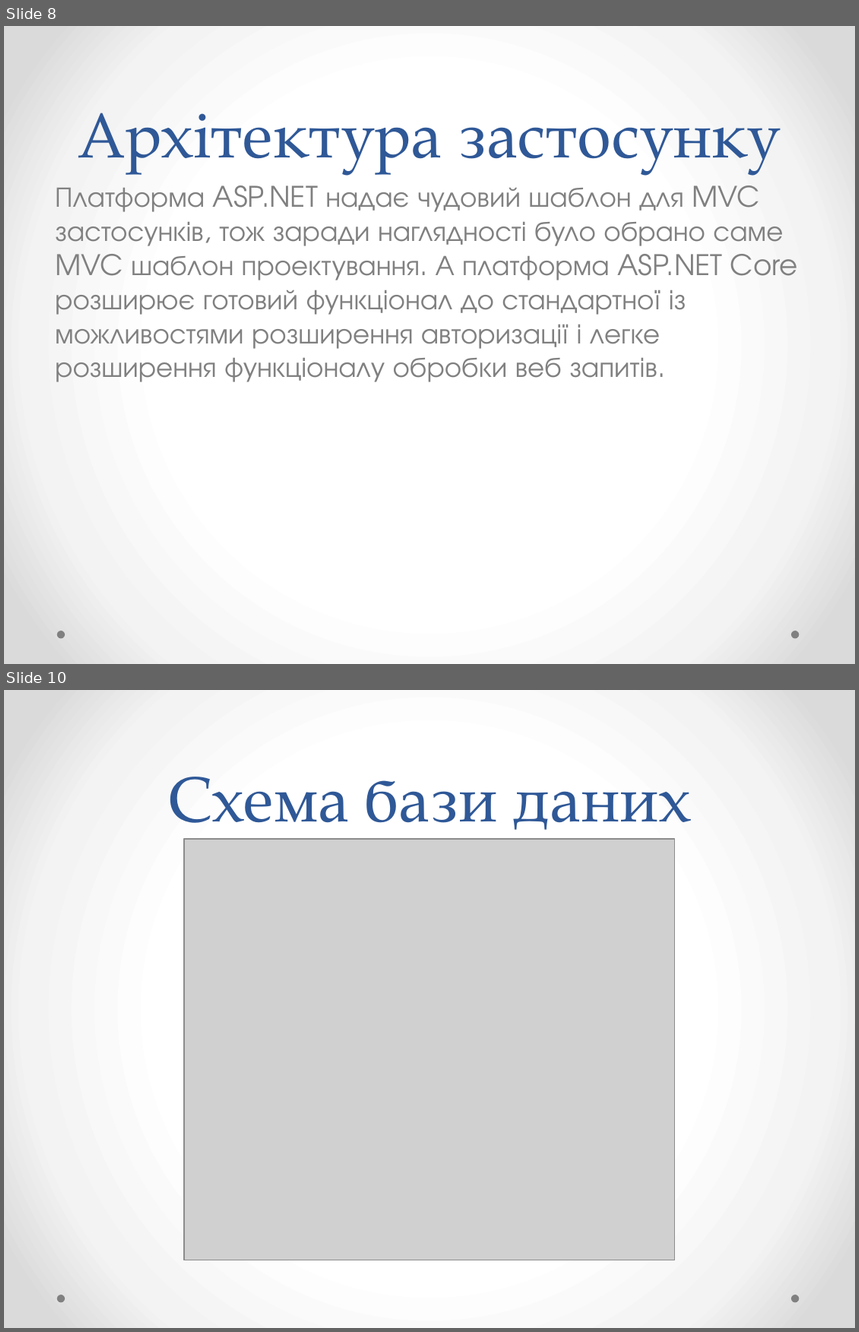
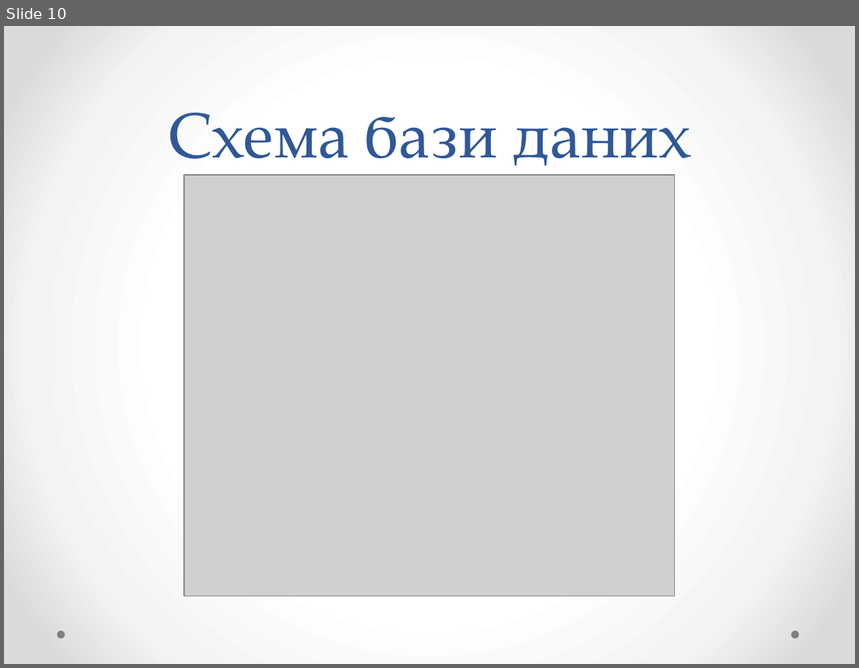
Before and after one commit to YaroslavGozak/University, a slide deck: Диплом/Розробка застосунку Месенджер.pptx. Shown one above the other, each under a label of ours: slides 8 and 10 before the commit, slide 10 after it; the slides between them are not shown. The pictures are 859x1332 and 859x668 pixels, drawn with LibreOffice and Linux fonts; fonts in the diff are those of the drawing; grey boxes stand for pictures. Boxes give left, top, right and bottom in pixels: in the first picture for what was removed or moved away, otherwise in the second. Text is boxed around its words. In the diff, an @@ line names an element or a change of style, - is before the commit and + after.

```diff
--- a/Диплом/Розробка застосунку Месенджер.pptx
+++ b/Диплом/Розробка застосунку Месенджер.pptx
@@ slide 8 removed at (4, 26, 855, 664), background gradient #FFFFFF to #F4F4F4 to #DADADA; not listed: 2 template elements that a slide beside it also shows @@
@@ title removed at (78, 113, 781, 173) @@
-Архітектура застосунку
@@ text removed at (55, 186, 798, 382) @@
-Платформа ASP.NET надає чудовий шаблон для MVC застосунків, тож заради наглядності було обрано саме MVC шаблон проектування. А платформа ASP.NET Core розширює готовий функціонал до стандартної із можливостями розширення авторизації і легке розширення функціоналу обробки веб запитів.
```
Also in this commit, not shown: 3 slides changed, 7 slides added, 7 other slides removed, 5 other files.
